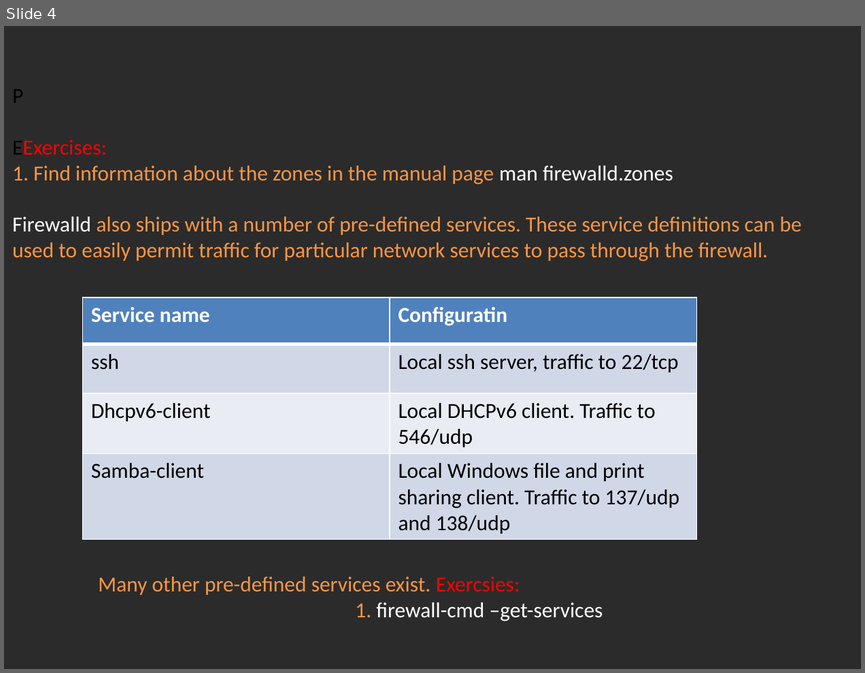
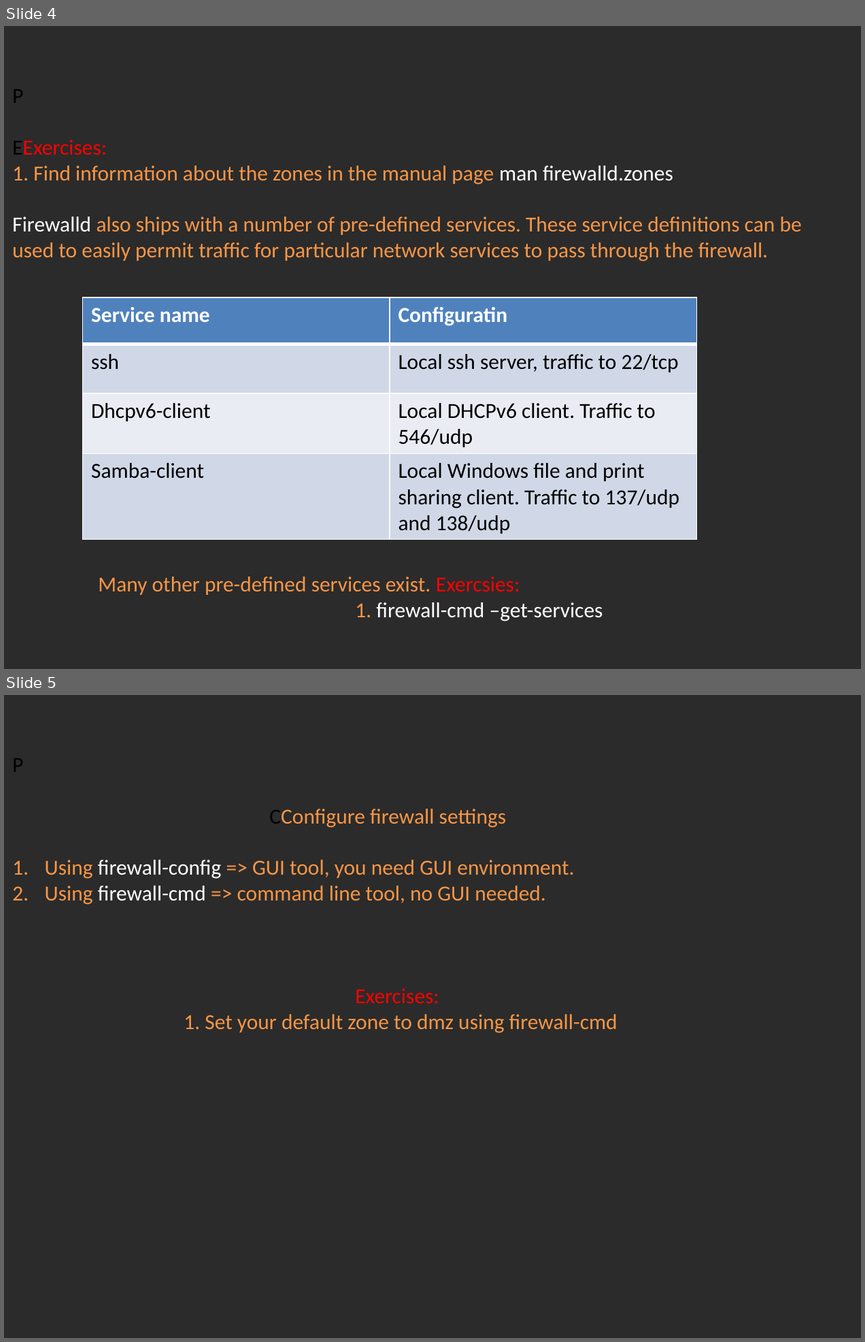
Before and after one commit to Academy-Soft-Intellect/Linux-Course, a slide deck: 13.Firewall/13-Firewalld.pptx. Shown one above the other, each under a label of ours: slide 4 before the commit, slides 4 and 5 after it. The pictures are 865x673 and 865x1342 pixels, drawn with LibreOffice and Linux fonts; fonts in the diff are those of the drawing; background and template pictures are left out; a plain dark background stands for a picture behind light text. Boxes give left, top, right and bottom in pixels: in the first picture for what was removed or moved away, otherwise in the second. Text is boxed around its words. In the diff, an @@ line names an element or a change of style, - is before the commit and + after.

Commit message:
Firewalld

```diff
--- a/13.Firewall/13-Firewalld.pptx
+++ b/13.Firewall/13-Firewalld.pptx
@@ slide 5 added at <box>4,695,861,1338</box>, background picture (left out) @@
@@ text added at <box>12,758,617,1033</box>, 18 pt, text #F79646 @@
+P
+CConfigure firewall settings
+1. Using firewall-config => GUI tool, you need GUI environment.
+2. Using firewall-cmd => command line tool, no GUI needed.
+Exercises:
+1. Set your default zone to dmz using firewall-cmd
```
Also in this commit, not shown: 1 slide removed.
